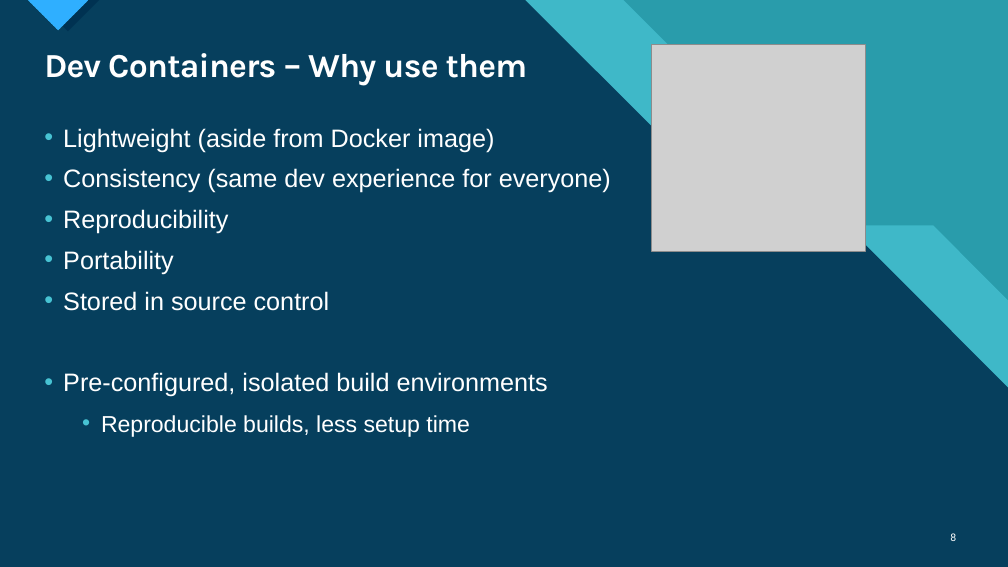
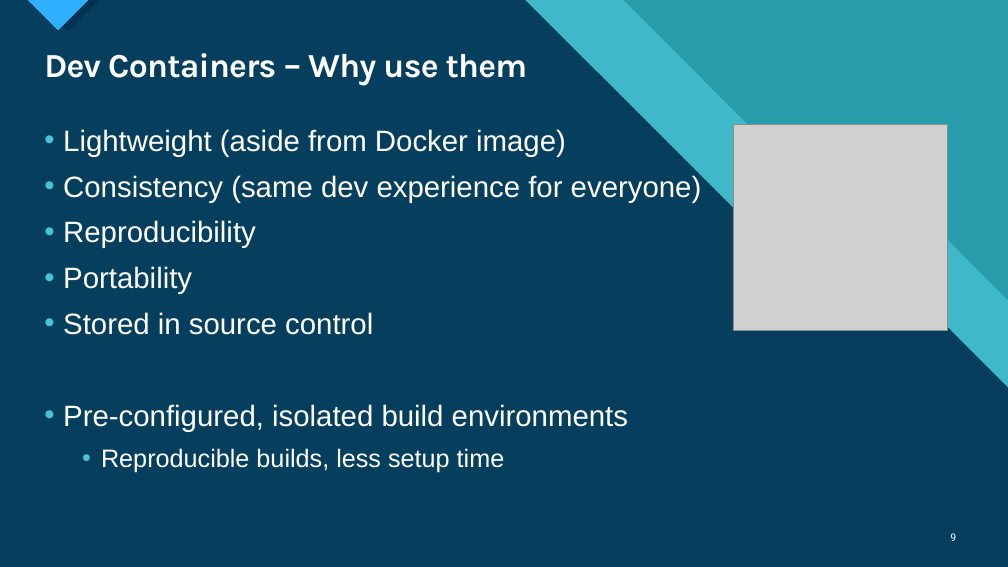
Before and after one commit to deadlydog/Presentation.DevContainersAndGitHubCodespaces, a slide deck: slide 9 of src/Dev Containers and GitHub Codespaces Lunch and Learn.pptx (slide 8 before the commit). Drawn at 1008x567 pixels with LibreOffice and Linux fonts; fonts in the diff are those of the drawing; grey boxes stand for pictures. Boxes give left, top, right and bottom in pixels: in the first picture for what was removed or moved away, otherwise in the second. Text is boxed around its words. In the diff, an @@ line names an element or a change of style, - is before the commit and + after.

```diff
--- a/src/Dev Containers and GitHub Codespaces Lunch and Learn.pptx
+++ b/src/Dev Containers and GitHub Codespaces Lunch and Learn.pptx
@@ text "Lightweight (aside from Docker image)" at bbox=[63, 129, 702, 473]: size 24 to 28 pt in "Lightweight (aside from Docker image)", "Consistency (same dev experience for everyone)", "Reproducibility", "Portability" and 2 more places; size 22 to 24 pt in "Reproducible builds, less setup time" @@
@@ picture: place and size @@
-picture at bbox=[652, 45, 866, 251]
+picture at bbox=[734, 125, 948, 331]
@@ page number at bbox=[950, 533, 956, 541]: text changed @@
-8
+9
```
Also in this commit, not shown: 18 other slides changed, 2 slides added, 1 slide removed.
